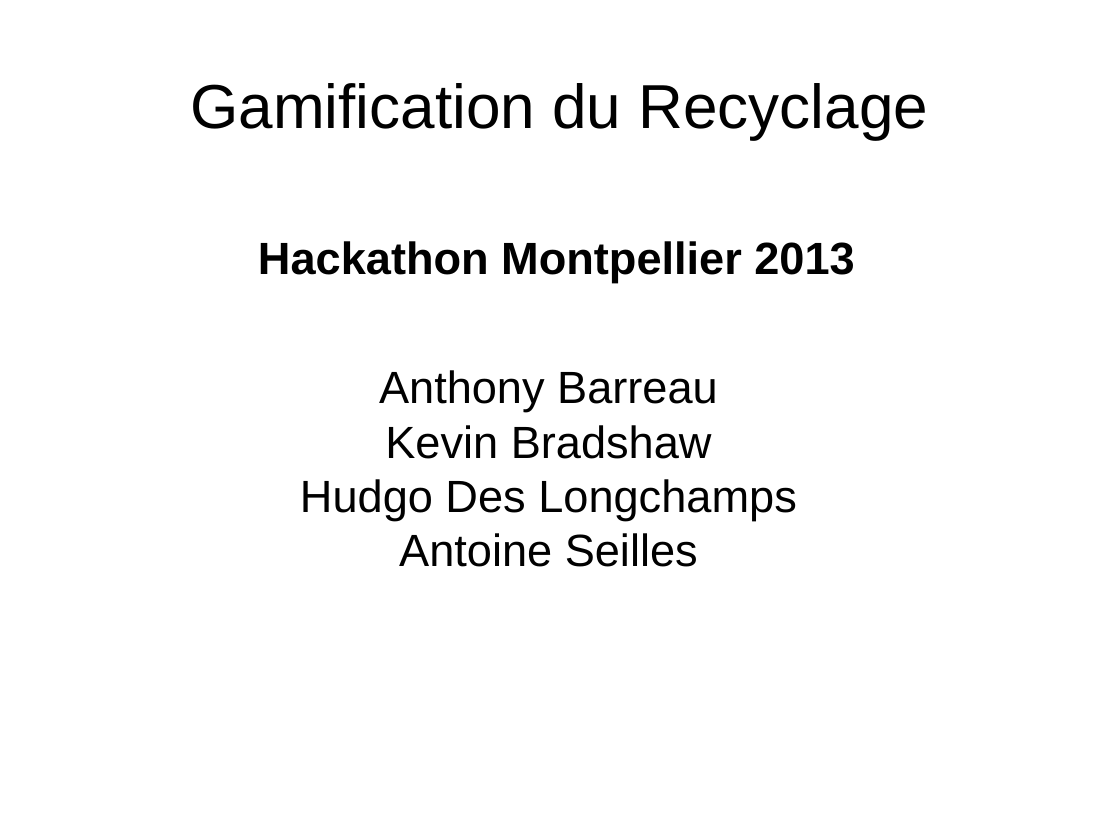
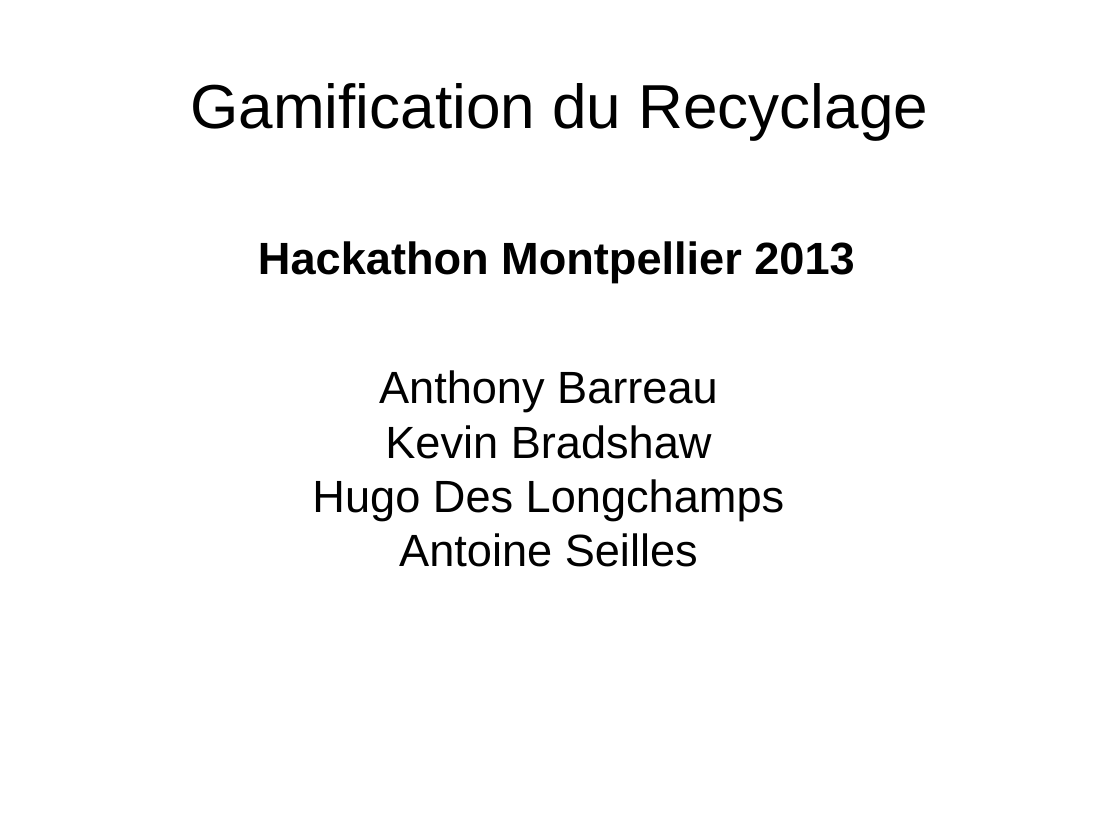
Before and after one commit to sebtoun/MtpHackathon2013, a slide deck: slide 1 of presentation.odp. Drawn at 1120x840 pixels with LibreOffice and Linux fonts; fonts in the diff are those of the drawing; background and template pictures are left out. Boxes give left, top, right and bottom in pixels: in the first picture for what was removed or moved away, otherwise in the second. Text is boxed around its words. In the diff, an @@ line names an element or a change of style, - is before the commit and + after.

```diff
--- a/presentation.odp
+++ b/presentation.odp
@@ subtitle at (x1=312, y1=479, x2=785, y2=521): text changed @@
-Hudgo Des Longchamps
+Hugo Des Longchamps
```
Also in this commit, not shown: 3 other slides changed, 4 other files.
